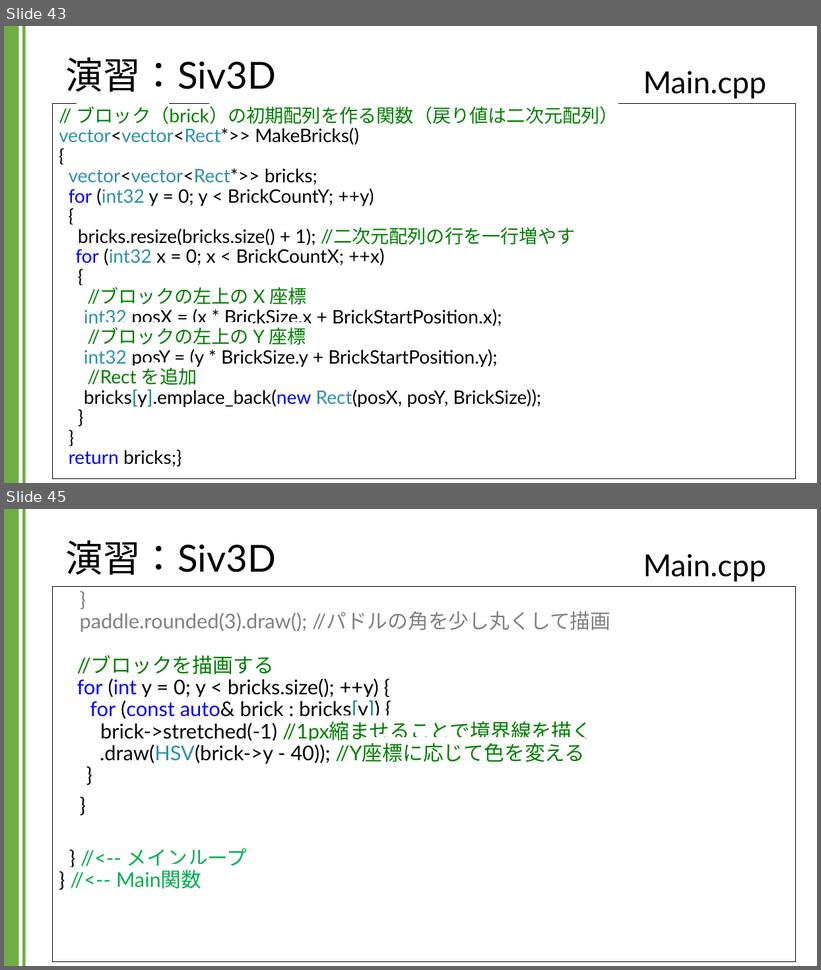
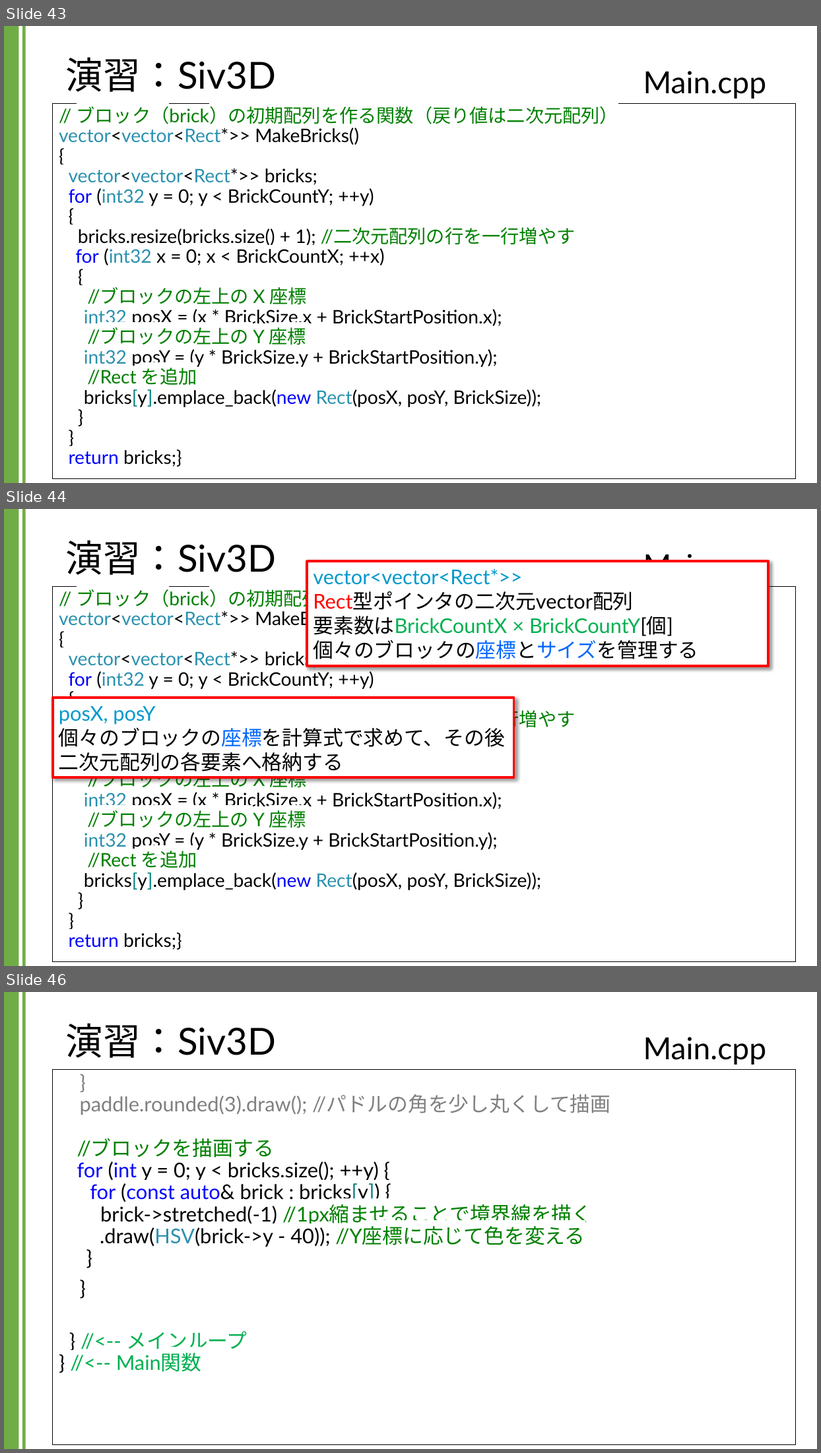
Before and after one commit to kic-murata/cpp2024, a slide deck: 授業資料/演習課題：Siv3D.pptx. Shown one above the other, each under a label of ours: slides 43 and 45 before the commit, slides 43, 44 and 46 after it; the slides between them are not shown. The pictures are 821x970 and 821x1453 pixels, drawn with LibreOffice and Linux fonts; fonts in the diff are those of the drawing; background and template pictures are left out. Boxes give left, top, right and bottom in pixels: in the first picture for what was removed or moved away, otherwise in the second. Text is boxed around its words. In the diff, an @@ line names an element or a change of style, - is before the commit and + after.

```diff
--- a/授業資料/演習課題：Siv3D.pptx
+++ b/授業資料/演習課題：Siv3D.pptx
@@ slide 44 added at [4, 509, 817, 966], background #FFFFFF; not listed: 2 template elements that a slide beside it also shows @@
@@ title added at [66, 540, 276, 575], 44 pt, text #000000 @@
+演習：Siv3D
@@ rectangle added at [307, 561, 768, 666], fill #FFFFFF, outline #FF0000 3 pt, 24 pt, text #000000 @@
+vector<vector<Rect*>>
+Rect型ポインタの二次元vector配列
+要素数はBrickCountX × BrickCountY[個]
+個々のブロックの座標とサイズを管理する
@@ text added at [644, 554, 767, 562], 36 pt, text #000000 @@
+Main.cpp
@@ rectangle added at [53, 586, 796, 962], fill #FFFFFF, outline #000000 0.75 pt, 22 pt, text #000000 @@
+// ブロック（brick）の初期配列を作る関数（戻り値は二次元配列）
+vector<vector<Rect*>> MakeBricks()
+{
+vector<vector<Rect*>> bricks;
+for (int32 y = 0; y < BrickCountY; ++y)
+{
+bricks.resize(bricks.size() + 1); //二次元配列の行を一行増やす
+for (int32 x = 0; x < BrickCountX; ++x)
+{
+//ブロックの左上の X 座標
+int32 posX = (x * BrickSize.x + BrickStartPosition.x);
+//ブロックの左上の Y 座標
+int32 posY = (y * BrickSize.y + BrickStartPosition.y);
+//Rect を追加
+bricks[y].emplace_back(new Rect(posX, posY, BrickSize));
+}
+}
+return bricks;}
@@ rectangle added at [53, 698, 514, 778], fill #FFFFFF, outline #FF0000 3 pt, 24 pt, text #000000 @@
+posX, posY
+個々のブロックの座標を計算式で求めて、その後
+二次元配列の各要素へ格納する
@@ what was slide 45 is now slide 46 @@
```
Also in this commit, not shown: 10 slides changed, 1 other slide added.
